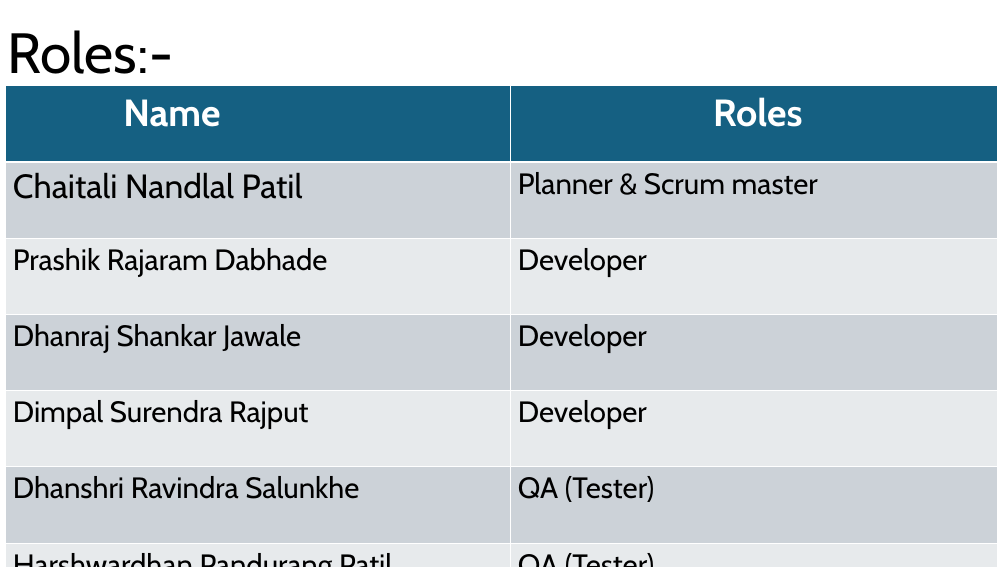
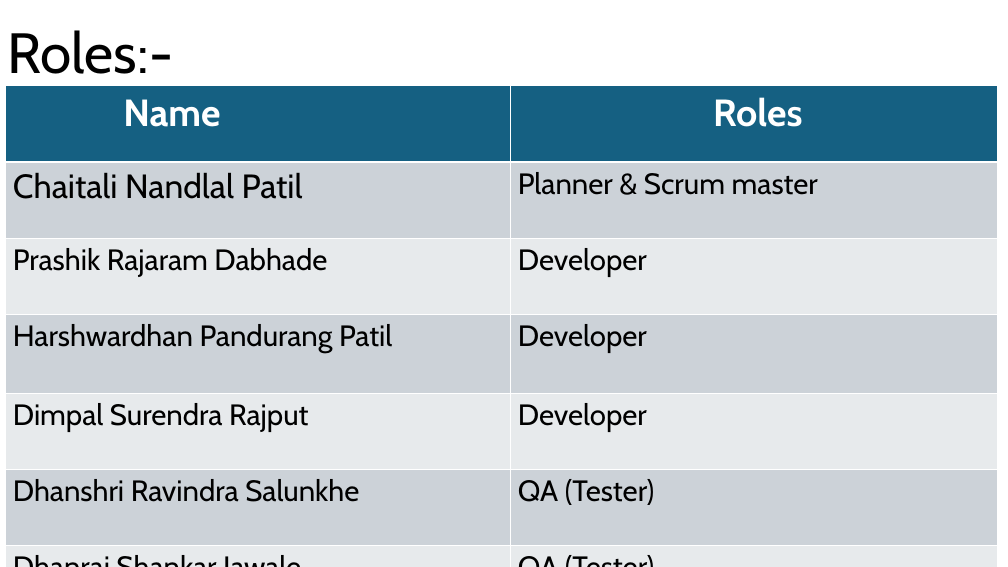
Before and after one commit to infotechperseverance-cpu/Industrial_Training_2026, a slide deck: slide 2 of ENIGMAS/INVOICE_GENERATOR/Required_Doc/automatic invoice ppt.pptx. Drawn at 1008x567 pixels with LibreOffice and Linux fonts; fonts in the diff are those of the drawing. Boxes give left, top, right and bottom in pixels: in the first picture for what was removed or moved away, otherwise in the second. Text is boxed around its words. In the diff, an @@ line names an element or a change of style, - is before the commit and + after.

```diff
--- a/ENIGMAS/INVOICE_GENERATOR/Required_Doc/automatic invoice ppt.pptx
+++ b/ENIGMAS/INVOICE_GENERATOR/Required_Doc/automatic invoice ppt.pptx
@@ table at (5,85,998,567) @@
-row 4, column 1: Dhanraj Shankar Jawale
+row 4, column 1: Harshwardhan Pandurang Patil
-row 7, column 1: Harshwardhan Pandurang Patil
+row 7, column 1: Dhanraj Shankar Jawale
```
Also in this commit, not shown: 2 other slides changed, 1 other file.
